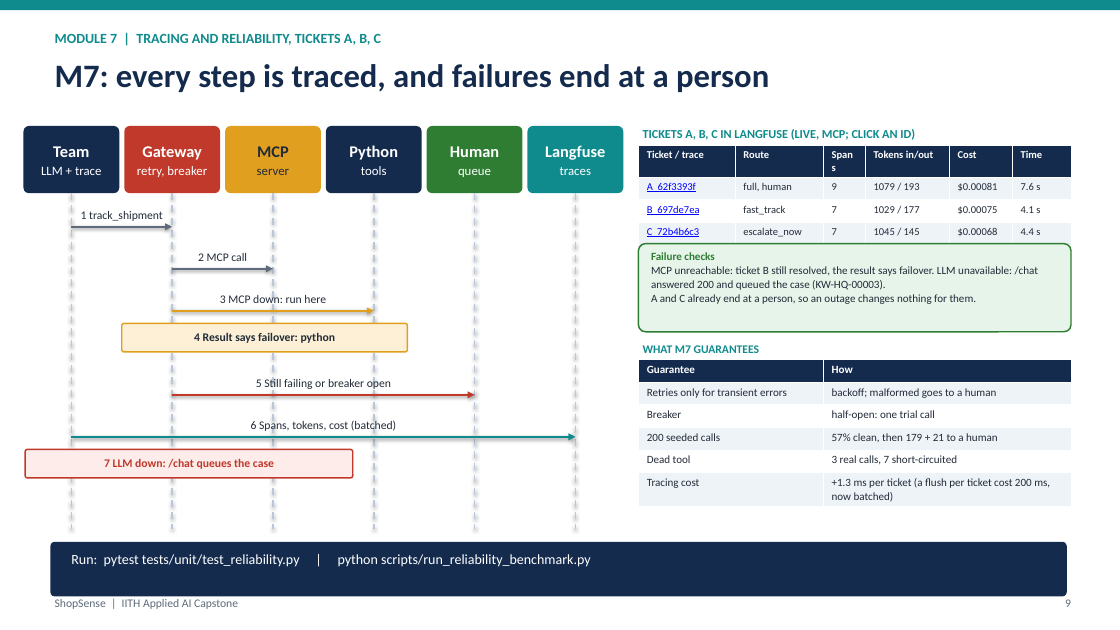
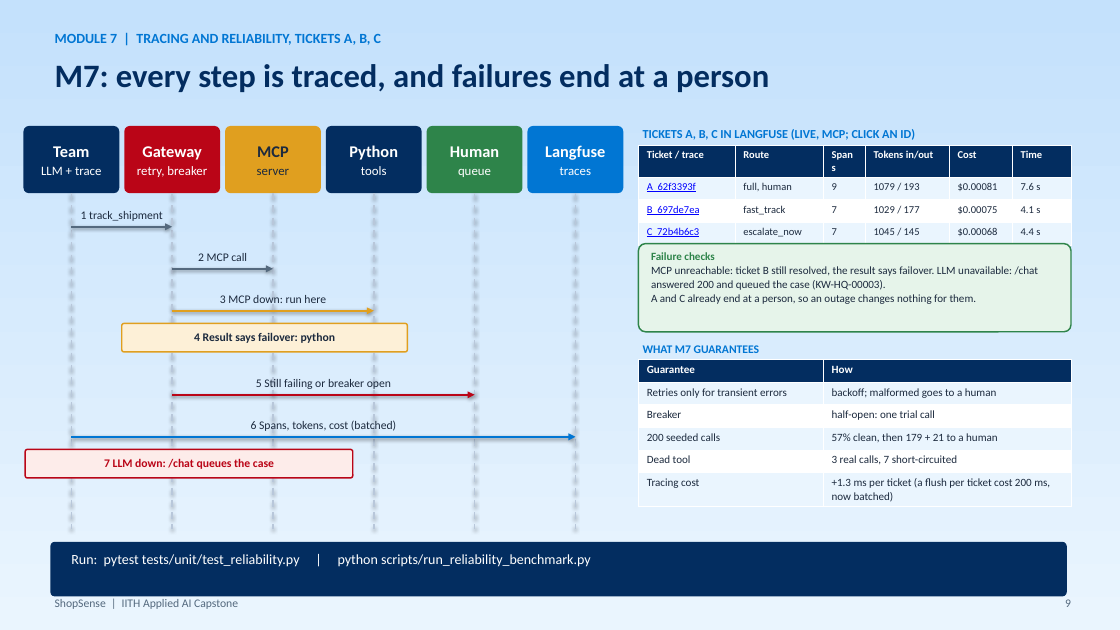
Before and after one commit to abhraj786/iith-ai-capstone-shopsense, a slide deck: slide 9 of docs/deck/iith-ai-capstone-shopsense.pptx. Drawn at 1120x630 pixels with LibreOffice and Linux fonts; fonts in the diff are those of the drawing. Boxes give left, top, right and bottom in pixels: in the first picture for what was removed or moved away, otherwise in the second. Text is boxed around its words. In the diff, an @@ line names an element or a change of style, - is before the commit and + after.

Commit message:
Deck: pale-blue gradient background, white cards, navy and bright-blue palette

```diff
--- a/docs/deck/iith-ai-capstone-shopsense.pptx
+++ b/docs/deck/iith-ai-capstone-shopsense.pptx
@@ background #FFFFFF to gradient #EAF5FE to #C4E1FC @@
@@ rectangle removed at <box>0,0,1120,10</box> @@
@@ text "M7: every step is traced, ..." at <box>55,64,769,92</box>: text colour #142B4D to #032D60 @@
@@ rounded rectangle "Gateway" at <box>124,126,220,193</box>: fill #C0392B to #BA0517 @@
@@ rounded rectangle "Human" at <box>427,126,523,193</box>: fill #2E7D32 to #2E844A @@
@@ rounded rectangle "Langfuse" at <box>528,126,623,193</box>: fill #0F8B8D to #0176D3 @@
@@ table at <box>639,145,1071,241</box> @@
@@ fill #142B4D to #032D60 in row 1 @@
@@ fill #EEF3F8 to #EAF5FE in 12 cells @@
@@ text colour #222B38 to #1C2A3E in "full, human", "9", "1079 / 193", "$0.00081" and 11 more places @@
@@ arrow (71, 227) - (172, 227): stroke #5F6B7A 2 pt to #54697E 2 pt @@
@@ arrow (172, 269) - (273, 269): stroke #5F6B7A 2 pt to #54697E 2 pt @@
@@ rounded rectangle at <box>639,244,1071,332</box>: outline #2E7D32 1.25 pt to #2E844A 1.25 pt @@
@@ text "Failure checks" at <box>651,252,1038,304</box>: text colour #2E7D32 to #2E844A in "Failure checks"; text colour #222B38 to #1C2A3E @@
@@ text colour #0F8B8D to #0176D3 in 3 elements at <box>55,34,381,45</box>, <box>643,129,915,140</box>, <box>643,345,759,353</box> @@
@@ table at <box>639,360,1071,506</box> @@
@@ fill #142B4D to #032D60 in row 1 @@
@@ fill #EEF3F8 to #EAF5FE in 6 cells @@
@@ text colour #222B38 to #1C2A3E @@
@@ text colour #222B38 to #1C2A3E in 7 elements at <box>225,126,321,193</box>, <box>81,211,163,221</box>, <box>198,253,247,261</box>, <box>220,295,326,303</box>, <box>194,332,336,343</box>, <box>256,379,391,389</box>, <box>251,420,396,431</box> @@
@@ arrow (172, 395) - (475, 395): stroke #C0392B 2 pt to #BA0517 2 pt @@
@@ arrow (71, 437) - (576, 437): stroke #0F8B8D 2 pt to #0176D3 2 pt @@
@@ rounded rectangle at <box>25,450,353,478</box>: outline #C0392B 1.25 pt to #BA0517 1.25 pt @@
@@ text "7 LLM down: /chat queues ..." at <box>104,458,274,469</box>: text colour #C0392B to #BA0517 @@
@@ fill #142B4D to #032D60 in 3 elements at <box>24,126,119,193</box>, <box>326,126,422,193</box>, <box>50,542,1067,597</box> @@
@@ text "ShopSense | IITH Applied AI ..." at <box>55,599,238,609</box>: text colour #5F6B7A to #54697E @@
@@ text "9" at <box>1065,599,1071,607</box>: text colour #5F6B7A to #54697E @@
```
Also in this commit, not shown: 9 other slides changed, 1 other file.
